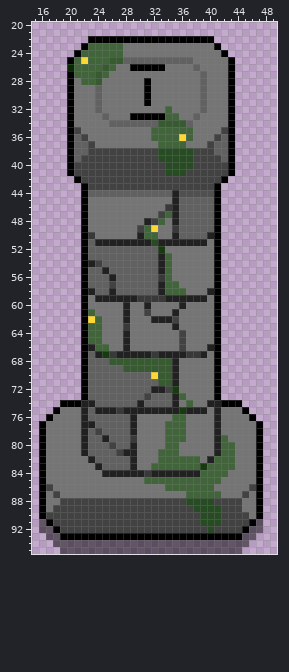
One commit to this pixel-art file: Assets/Arts/Construction/Pillar/Pillar03.aseprite. The picture above is the old version.
64x96 pixels, 1 frame. Colours within 5 levels of each other are drawn and written as one. Shown: x 15..49, y 20..95.
The result:
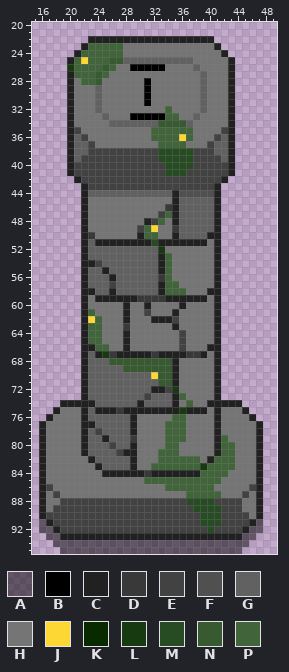
Palette (. is transparent): A #00000080  B #000000  C #212121  D #393939  E #424242  F #505050  G #616161  H #757575  J #fdd835  K #072a01  L #173a11  M #274b22  N #375a31  P #41643b
Changes in this commit:
Layers "Top", "Down":
y 22: x 23..40 BBBBBBBBBBBBBBBBBB -> CCCCCCCCCCCCCCCCCC
y 23: x 22 B -> C; x 41 B -> C
y 24: x 21 B -> C; x 42 B -> C
y 25: x 20 B -> C; x 43 B -> C
y 26: x 20 K -> L; x 43 B -> C
y 27..41: x 20 B -> C; x 43 B -> C
y 42: x 21 B -> C; x 42 B -> C
y 43..73: x 22 B -> C; x 41 B -> C
y 74: x 19..21 BBB -> CCC; x 42..44 BBB -> CCC
y 75: x 18 B -> C; x 45 B -> C
y 76: x 17 B -> C; x 46 B -> C
y 77..90: x 16 B -> C; x 47 B -> C
y 91: x 17 B -> C; x 46 B -> C
y 92: x 18 B -> C; x 45 B -> C
y 93: x 19..44 BBBBBBBBBBBBBBBBBBBBBBBBBB -> CCCCCCCCCCCCCCCCCCCCCCCCCC
Boxes around the changes in both pictures, in picture pixels (x1, y1, x2, y2):
changed: (39, 36, 263, 540)
